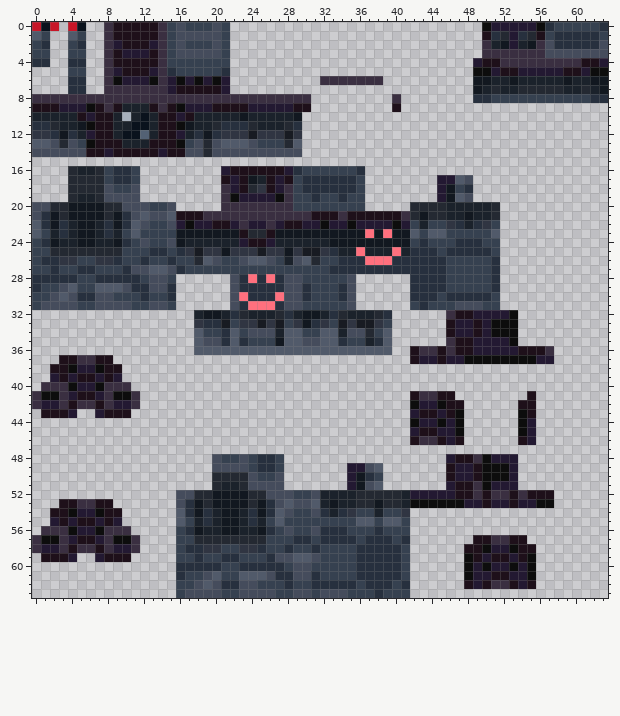
Pixel-art sprite -- Sentinel Series/Oil Rig/Skin.png. The picture above was drawn from the file before the commit.
The file is 64x64 pixels. Colours within 5 levels of each other are drawn and written as one.
The result:
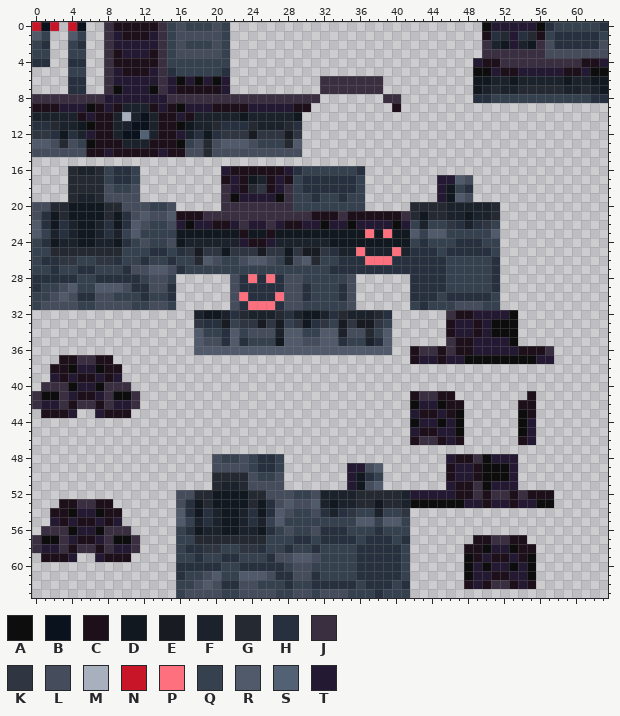
Palette (. is transparent): A #0d0d0d  B #0a121d  C #1e101a  D #121820  E #181b22  F #1b222b  G #242932  H #27303e  J #3a2f41  K #303542  L #454c5c  M #a7b0bc  N #c81527  P #ff707e  Q #364150  R #515a6a  S #536174  T #231932
What changed:
@@ x 7..15 @@
  0 .JCCCCCJQ
- 1 .JCCCCCJQ
- 2 .JTCCCTJQ
+ 1 .JTCCCTJQ
+ 2 .JTTTTTJQ
  3 .JCTTTCJQ
@@ x 6..41 @@
  5 ..JTCCCTJHQQQQQH....................
- 6 ..JATTTAJTATATAT..........JJJJJJJ...
- 7 ..JJJJJJJTCCCCCT....................
- 8 JJJJJJJJJJJJJJJJJJJJJJJJJ.........J.
- 9 ACJCFFFCJCATTTCCCCTTTTTCC.........C.
+ 6 ..JTTTTTJTATATAT..........JJJJJJJ...
+ 7 ..JATTTAJTCCCCCT..........JJJJJJJ...
+ 8 JJTTTTTTTJJJJJJJJJJJJJJJJJ.......JJ.
+ 9 ACTCFFFCTCATTTCCCCTTTTTCC.........C.
 10 TCCFMFBFCCTCFFFFFDFFFFFD............
@@ x 22..27 @@
 22 TJTTJT
-23 DCGGCD
+23 DCDDCD
 24 FTCCTF
Changed places in both pictures, as pixel boxes (x1, y1, x2, y2):
changed: (113, 31, 158, 49)
changed: (104, 76, 167, 112)
added: (311, 85, 392, 103)
changed: (248, 229, 266, 238)
